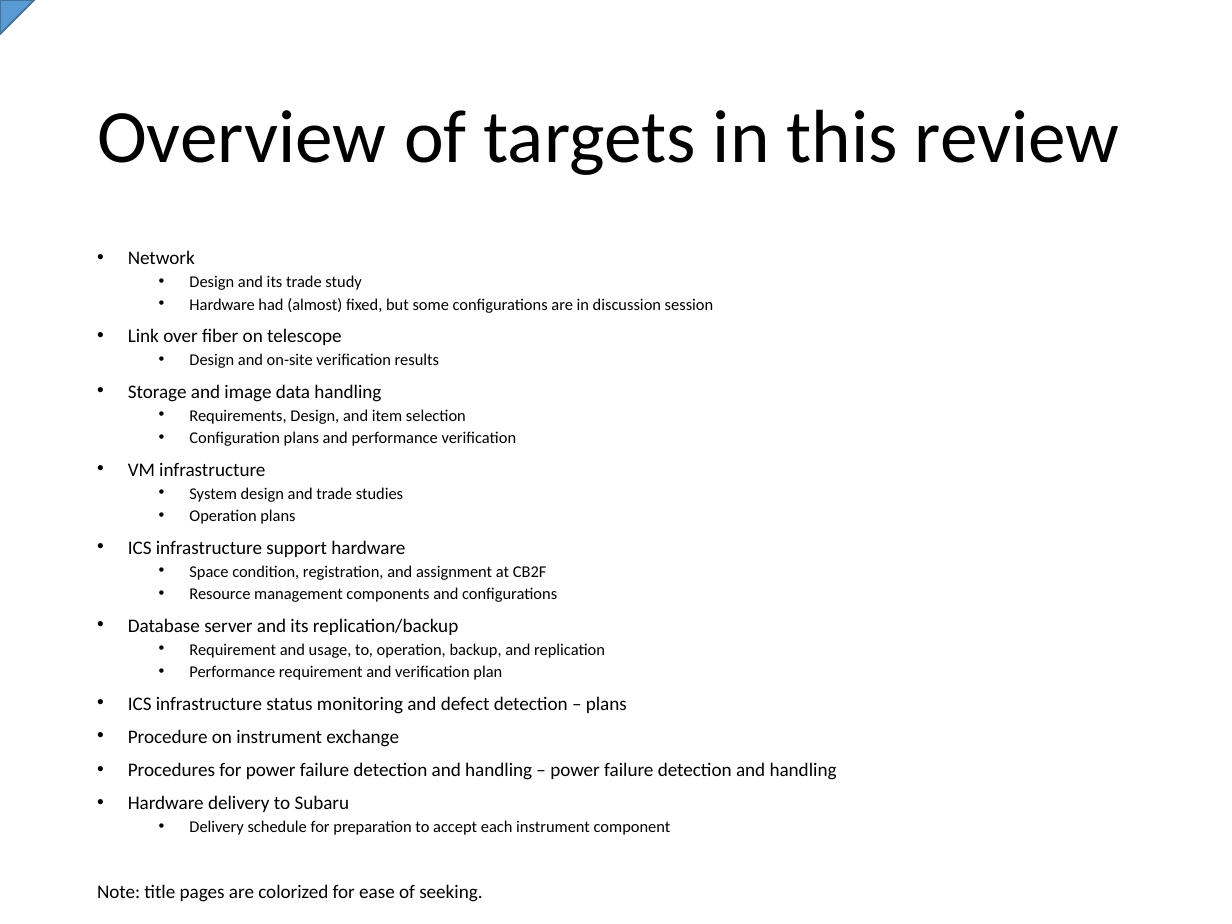
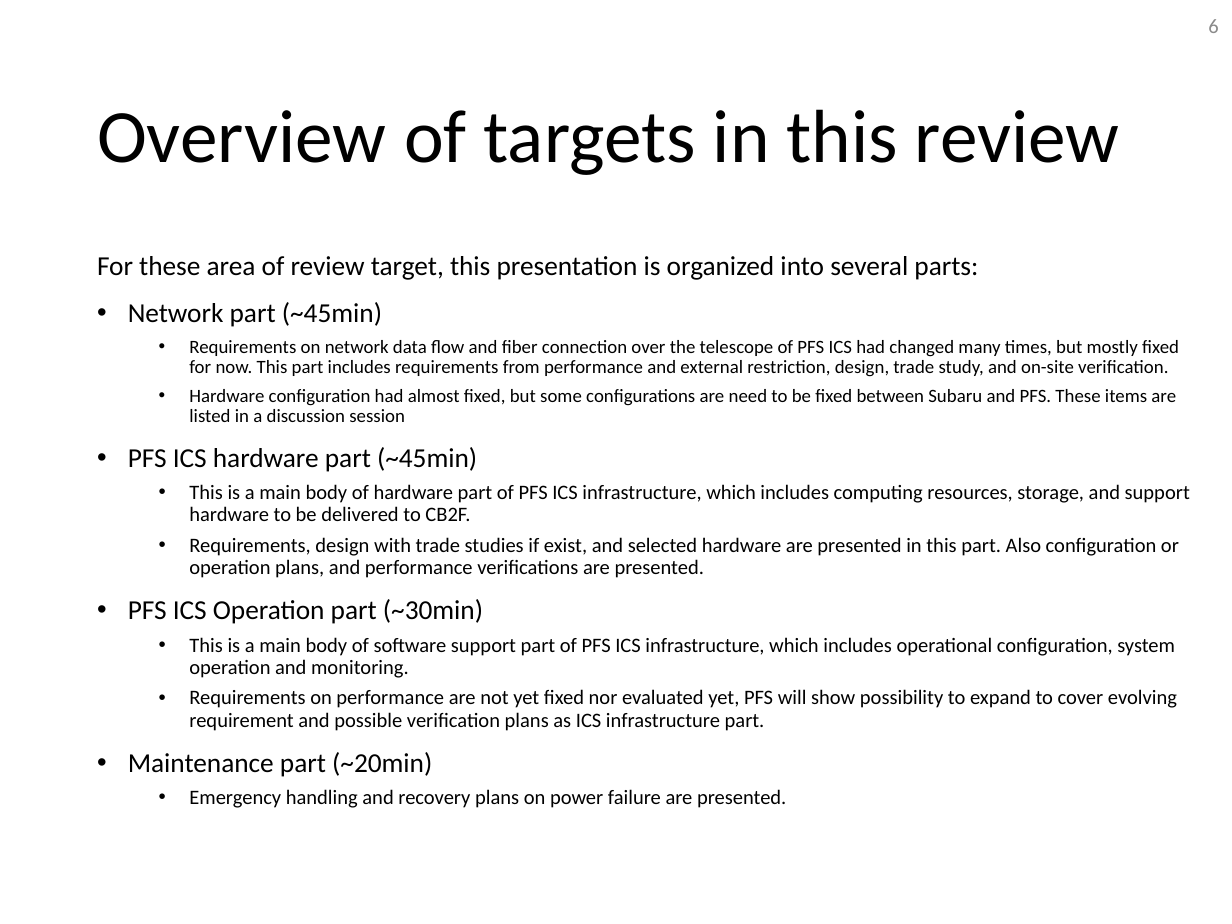
Before and after one commit to Subaru-PFS/ics_doc, a slide deck: slide 6 of SSN-00029.pptx. Drawn at 1232x924 pixels with LibreOffice and Linux fonts; fonts in the diff are those of the drawing. Boxes give left, top, right and bottom in pixels: in the first picture for what was removed or moved away, otherwise in the second. Text is boxed around its words. In the diff, an @@ line names an element or a change of style, - is before the commit and + after.

Commit message:
* Reorganized sections * Added draft text to all review sections

```diff
--- a/SSN-00029.pptx
+++ b/SSN-00029.pptx
@@ freeform shape removed at (0, 0, 34, 34) @@
@@ page number added at (1208, 19, 1218, 33), 12 pt, text #8C8C8C @@
+6
@@ text at (97, 256, 1190, 808): text changed; size 9.6 to 12 pt @@
-• Network
-  • Design and its trade study
-  • Hardware had (almost) fixed, but some configurations are in discussion session
-• Link over fiber on telescope
-  • Design and on-site verification results
-• Storage and image data handling
-  • Requirements, Design, and item selection
-  • Configuration plans and performance verification
-• VM infrastructure
-  • System design and trade studies
-  • Operation plans
-• ICS infrastructure support hardware
-  • Space condition, registration, and assignment at CB2F
-  • Resource management components and configurations
-• Database server and its replication/backup
-  • Requirement and usage, to, operation, backup, and replication
-  • Performance requirement and verification plan
-• ICS infrastructure status monitoring and defect detection – plans
-• Procedure on instrument exchange
-• Procedures for power failure detection and handling – power failure detection and handling
-• Hardware delivery to Subaru
-  • Delivery schedule for preparation to accept each instrument component
-Note: title pages are colorized for ease of seeking.
+For these area of review target, this presentation is organized into several parts:
+• Network part (~45min)
+  • Requirements on network data flow and fiber connection over the telescope of PFS ICS had changed many times, but mostly fixed for now. This part includes requirements from performance and external restriction, design, trade study, and on-site verification.
+  • Hardware configuration had almost fixed, but some configurations are need to be fixed between Subaru and PFS. These items are listed in a discussion session
+• PFS ICS hardware part (~45min)
+  • This is a main body of hardware part of PFS ICS infrastructure, which includes computing resources, storage, and support hardware to be delivered to CB2F.
+  • Requirements, design with trade studies if exist, and selected hardware are presented in this part. Also configuration or operation plans, and performance verifications are presented.
+• PFS ICS Operation part (~30min)
+  • This is a main body of software support part of PFS ICS infrastructure, which includes operational configuration, system operation and monitoring.
+  • Requirements on performance are not yet fixed nor evaluated yet, PFS will show possibility to expand to cover evolving requirement and possible verification plans as ICS infrastructure part.
+• Maintenance part (~20min)
+  • Emergency handling and recovery plans on power failure are presented.
```
Also in this commit, not shown: 101 other slides changed, 28 slides added, 15 slides removed.
